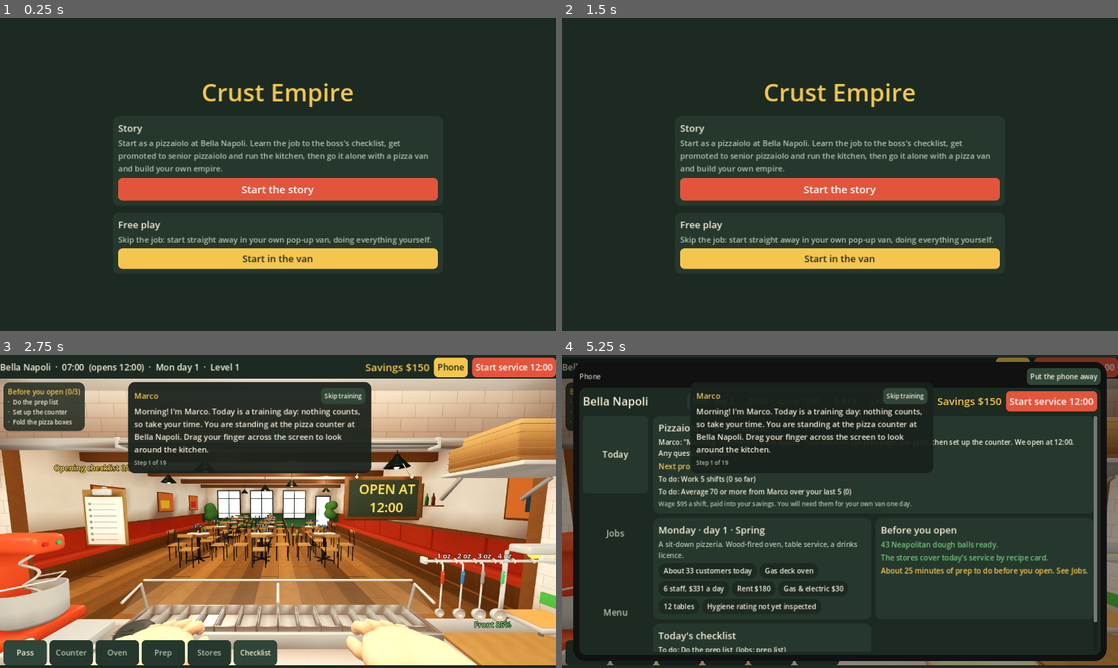
Above: before the commit, frames 1-4 (two rows, left to right).
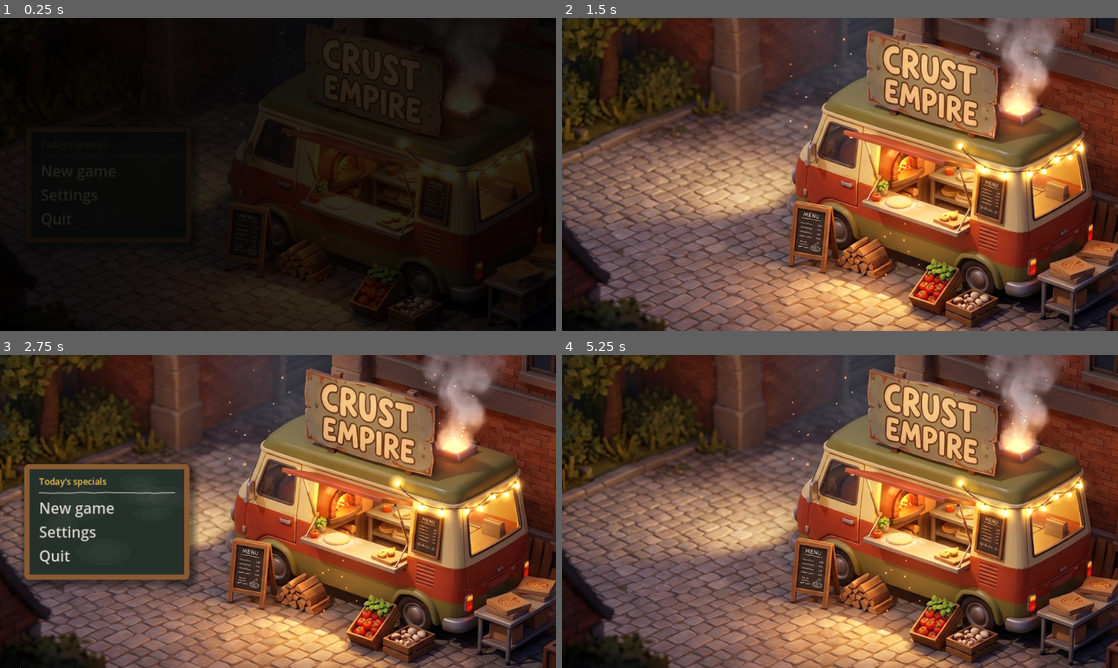
Above: after the commit, the same moments.

Repository: Domnish420/Pizza-Game
Game: Godot game, scene res://scenes/main.tscn
Same seed, same stepped clock (60 frames per second), same inputs: the game is played once before the commit and once after it.
Inputs (mouse positions are in pixels of both pictures, inside the frame that each line leads up to):
- Up to frame 1 (0.25 s): no input
- Up to frame 2 (1.5 s): click (667, 196) at 0.5 s, where only the run after the commit has a clickable "Settings"; click (689, 224) at 1.25 s, where only the run after the commit has a clickable "Back"
- Up to frame 3 (2.75 s): click (278, 527) at 2 s, where only the run before the commit has a clickable "Start the story"
- Up to frame 4 (5.25 s): click (667, 508) at 2.75 s, where only the run after the commit has a clickable "New game"; click (667, 583) at 3.5 s, where only the run after the commit has a clickable "Back"; click (617, 455) at 4.25 s, where only the run before the commit has a clickable "Today"; click (667, 508) at 5 s, where only the run after the commit has a clickable "New game"

The runs differ from the first frame. In frame 1, 83% of the frame differs, in the area x 0-100%, y 0-100%; in frame 2, 93%; in frame 3, 95%; in frame 4, 94%.

Commit message:
Title screen: the owner's painting of the van, alive, with a chalkboard menu
- Opens the game: the painting fills the screen and drifts slowly; smoke and
  sparks rise from the oven's chimney, embers float over the street, the fairy
  lights twinkle, the oven flickers and lights the cobbles, a shine crosses the
  sign every few seconds; tap the sign for a puff from the chimney
- Chalkboard menu: Continue (day, place, cash), New game (story or free play,
  asks before replacing a save), Settings (3D kitchen, gyro look, retro look),
  Quit on a computer; chalk lines lean, grow and get a scribbled underline,
  puff chalk dust when pressed; fades in and out
- The phone's home page has a Title screen button
- Docs: how to swap the painting (the spots the code animates)

Co-Authored-By: Claude Opus 5.5 <noreply@anthropic.com>
Claude-Session: https://claude.ai/code/session_015nnBoTAA9cPhCiBj2mf4zL

Diff:
--- a/scripts/hub.gd
+++ b/scripts/hub.gd
@@ -255,9 +255,16 @@
 	nc[1].add_child(vh)
 	var reset := Kit.button("Start over", func(): Kit.main.confirm("Start over?", "This wipes your save and takes you back to the start.", "Wipe my save", func():
 		Game.new_game()
+		Game.s.fresh = true
 		Kit.main.show_start()), "ghost", 15)
 	reset.size_flags_horizontal = Control.SIZE_SHRINK_BEGIN
-	nc[1].add_child(reset)
+	var menu := Kit.button("Title screen", func():
+		Game.save_game()
+		Kit.main.show_start(), "ghost", 15)
+	var row := Kit.hbox(6)
+	row.add_child(menu)
+	row.add_child(reset)
+	nc[1].add_child(row)
 	g.add_child(nc[0])
 
 # ---------- Dough ----------
--- a/scripts/main.gd
+++ b/scripts/main.gd
@@ -38,8 +38,7 @@
 	toast_box.visible = false
 	toast_box.mouse_filter = Control.MOUSE_FILTER_IGNORE
 	add_child(toast_box)
-	if Game.s.get("fresh", false): show_start()
-	else: show_hub()
+	show_start()                    # the game always opens on the title screen
 
 func _process(delta: float) -> void:
 	if toast_t > 0:
@@ -64,32 +63,11 @@
 	if tab != "": hub.tab = tab
 	content.add_child(hub)
 
-## the title screen: story or free play
+## the title screen: the owner's painting of the van, alive, with the chalkboard menu (TitleScreen)
 func show_start() -> void:
-	_margins(false)
+	for m in ["margin_left", "margin_right", "margin_top", "margin_bottom"]: content.add_theme_constant_override(m, 0)
 	Kit.clear(content)
-	var cc := CenterContainer.new()
-	cc.size_flags_horizontal = Control.SIZE_EXPAND_FILL
-	cc.size_flags_vertical = Control.SIZE_EXPAND_FILL
-	content.add_child(cc)
-	var v := Kit.vbox(16)
-	v.custom_minimum_size.x = 760
-	cc.add_child(v)
-	var t := Kit.label("Crust Empire", 56, Kit.CHEESE)
-	t.horizontal_alignment = HORIZONTAL_ALIGNMENT_CENTER
-	v.add_child(t)
-	var st := Kit.card("Story")
-	st[1].add_child(Kit.label("Start as a pizzaiolo at %s. Learn the job to the boss's checklist, get promoted to senior pizzaiolo and run the kitchen, then go it alone with a pizza van and build your own empire." % Story.EMPLOYER, 18, Kit.MUTED, true))
-	st[1].add_child(Kit.button("Start the story", func():
-		Story.start()
-		show_hub("home"), "danger", 24))
-	v.add_child(st[0])
-	var fp := Kit.card("Free play")
-	fp[1].add_child(Kit.label("Skip the job: start straight away in your own pop-up van, doing everything yourself.", 18, Kit.MUTED, true))
-	fp[1].add_child(Kit.button("Start in the van", func():
-		Game.new_game()
-		show_hub("home"), "primary", 22))
-	v.add_child(fp[0])
+	content.add_child(TitleScreen.new())
 
 func start_service() -> void:
 	_margins(Game.s.get("view3d", true))
--- /dev/null
+++ b/scripts/title_screen.gd
@@ -0,0 +1,453 @@
+class_name TitleScreen
+extends Control
+## The title screen. The owner's painting of the van (assets/ui/title.jpg) fills the screen and is brought to life:
+## smoke and sparks rise from the oven's chimney, the fairy lights twinkle, the oven flickers and throws its glow on
+## the cobbles, a shine runs across the sign now and then, and the whole picture drifts very slowly. Tap the sign for
+## a puff from the chimney. The menu is a chalkboard: Continue, New game (the story or free play), Settings, and Quit
+## on a computer. Swap the painting for another of the same framing and only the coordinates below need moving.
+
+const ART := "res://assets/ui/title.jpg"
+const ART_SIZE := Vector2(1024, 572)
+# where things are in the painting, in its own pixels
+const CHIMNEY := Vector2(817, 166)
+const OVEN := Vector2(626, 266)
+const BULBS := [Vector2(717, 232), Vector2(758, 272), Vector2(793, 281), Vector2(838, 280), Vector2(862, 275),
+	Vector2(884, 255), Vector2(907, 251), Vector2(925, 236)]
+const SIGN := [Vector2(560, 36), Vector2(785, 92), Vector2(777, 217), Vector2(555, 150)]
+const POOL := Vector2(640, 410)          # the warm light the van throws on the cobbles
+
+const CHALK := Color("f3efe4")
+const CHALK_DIM := Color(0.95, 0.93, 0.88, 0.62)
+
+var stage: Node2D
+var t := 0.0
+var intro := 0.0
+var bulbs := []
+var oven_glow: Sprite2D
+var chimney_glow: Sprite2D
+var pool: Sprite2D
+var sparks: CPUParticles2D
+var puff: CPUParticles2D
+var shine_mat: ShaderMaterial
+var shine_t := 3.0                       # seconds to the next shine across the sign
+var shine_pos := -1.0
+var board: PanelContainer
+var list: VBoxContainer
+var fade: ColorRect
+var busy := false
+
+func _ready() -> void:
+	clip_contents = true
+	set_anchors_preset(Control.PRESET_FULL_RECT)
+	size_flags_horizontal = Control.SIZE_EXPAND_FILL
+	size_flags_vertical = Control.SIZE_EXPAND_FILL
+	mouse_filter = Control.MOUSE_FILTER_STOP
+	_build_stage()
+	_build_board()
+	fade = ColorRect.new()
+	fade.color = Color.BLACK
+	fade.set_anchors_preset(Control.PRESET_FULL_RECT)
+	fade.mouse_filter = Control.MOUSE_FILTER_IGNORE
+	add_child(fade)
+	var tw := create_tween()
+	tw.tween_property(fade, "color:a", 0.0, 0.9).set_trans(Tween.TRANS_SINE)
+	show_page("main")
+
+# ---------- the living picture ----------
+func _build_stage() -> void:
+	stage = Node2D.new()
+	add_child(stage)
+	var bg := Sprite2D.new()
+	bg.texture = load(ART)
+	bg.centered = false
+	stage.add_child(bg)
+	var add := CanvasItemMaterial.new()
+	add.blend_mode = CanvasItemMaterial.BLEND_MODE_ADD
+	var soft := _glow_tex(64)
+	# the warm pool of light on the cobbles, breathing with the fire
+	pool = _sprite(soft, POOL, Vector2(7.0, 3.6), Color(1.0, 0.66, 0.32, 0.1), add)
+	# the oven's mouth and the chimney's opening flicker
+	oven_glow = _sprite(soft, OVEN, Vector2(1.5, 1.3), Color(1.0, 0.5, 0.18, 0.4), add)
+	chimney_glow = _sprite(soft, CHIMNEY + Vector2(0, 6), Vector2(1.3, 0.7), Color(1.0, 0.62, 0.25, 0.4), add)
+	# smoke from the chimney: soft grey puffs rising, spreading and fading
+	var smoke := CPUParticles2D.new()
+	smoke.position = CHIMNEY
+	smoke.texture = soft
+	smoke.amount = 26
+	smoke.lifetime = 5.0
+	smoke.preprocess = 5.0
+	smoke.emission_shape = CPUParticles2D.EMISSION_SHAPE_RECTANGLE
+	smoke.emission_rect_extents = Vector2(12, 3)
+	smoke.direction = Vector2(0.12, -1)
+	smoke.spread = 10.0
+	smoke.initial_velocity_min = 20.0
+	smoke.initial_velocity_max = 32.0
+	smoke.gravity = Vector2(5, -4)
+	smoke.angular_velocity_min = -20.0
+	smoke.angular_velocity_max = 20.0
+	smoke.scale_amount_min = 0.45
+	smoke.scale_amount_max = 0.7
+	smoke.scale_amount_curve = _curve([Vector2(0, 0.4), Vector2(1, 2.8)])
+	smoke.color_ramp = _ramp([[0.0, Color(0.9, 0.86, 0.82, 0.0)], [0.15, Color(0.9, 0.86, 0.82, 0.3)], [1.0, Color(0.7, 0.7, 0.74, 0.0)]])
+	stage.add_child(smoke)
+	# sparks: from the chimney, and embers drifting up across the whole street
+	sparks = _sparks(CHIMNEY, Vector2(10, 3), 16, 2.6, Vector2(0, -1), 28.0, 40.0, 75.0, add)
+	var embers := _sparks(Vector2(512, 420), Vector2(520, 160), 14, 7.0, Vector2(0.2, -1), 40.0, 8.0, 18.0, add)
+	embers.scale_amount_min = 0.05
+	embers.scale_amount_max = 0.1
+	puff = _sparks(CHIMNEY, Vector2(8, 2), 36, 1.8, Vector2(0, -1), 40.0, 60.0, 140.0, add)
+	puff.emitting = false
+	puff.one_shot = true
+	puff.explosiveness = 0.85
+	# the fairy lights along the awning
+	for i in BULBS.size():
+		var b := _sprite(soft, BULBS[i], Vector2(0.55, 0.55), Color(1.0, 0.84, 0.48, 0.6), add)
+		bulbs.append({"node": b, "ph": randf() * TAU, "sp": randf_range(1.2, 2.4), "tw": 0.0})
+	# the shine that runs across the sign
+	var poly := Polygon2D.new()
+	poly.polygon = PackedVector2Array(SIGN)
+	poly.uv = PackedVector2Array([Vector2(0, 0), Vector2(1, 0), Vector2(1, 1), Vector2(0, 1)])
+	var white := Image.create(1, 1, false, Image.FORMAT_RGBA8)
+	white.fill(Color.WHITE)
+	poly.texture = ImageTexture.create_from_image(white)
+	var sh := Shader.new()
+	sh.code = """shader_type canvas_item;
+render_mode blend_add;
+uniform float pos = -1.0;
+void fragment() {
+	float d = (UV.x + UV.y * 0.45) - pos;
+	float band = exp(-d * d * 90.0) + 0.35 * exp(-(d + 0.12) * (d + 0.12) * 600.0);
+	COLOR = vec4(1.0, 0.93, 0.78, band * 0.42);
+}"""
+	shine_mat = ShaderMaterial.new()
+	shine_mat.shader = sh
+	poly.material = shine_mat
+	stage.add_child(poly)
+	_layout()
+
+func _sprite(tex: Texture2D, at: Vector2, sc: Vector2, col: Color, m: Material) -> Sprite2D:
+	var s := Sprite2D.new()
+	s.texture = tex
+	s.position = at
+	s.scale = sc
+	s.modulate = col
+	s.material = m
+	stage.add_child(s)
+	return s
+
+func _sparks(at: Vector2, ext: Vector2, n: int, life: float, dir: Vector2, spread: float, v0: float, v1: float, m: Material) -> CPUParticles2D:
+	var p := CPUParticles2D.new()
+	p.position = at
+	p.texture = _glow_tex(32)
+	p.material = m
+	p.amount = n
+	p.lifetime = life
+	p.preprocess = life
+	p.emission_shape = CPUParticles2D.EMISSION_SHAPE_RECTANGLE
+	p.emission_rect_extents = ext
+	p.direction = dir
+	p.spread = spread
+	p.initial_velocity_min = v0
+	p.initial_velocity_max = v1
+	p.gravity = Vector2(6, -8)
+	p.damping_min = 4.0
+	p.damping_max = 10.0
+	p.scale_amount_min = 0.1
+	p.scale_amount_max = 0.22
+	p.color_ramp = _ramp([[0.0, Color(1.0, 0.85, 0.4, 0.0)], [0.1, Color(1.0, 0.75, 0.3, 1.0)], [0.7, Color(1.0, 0.45, 0.12, 0.7)], [1.0, Color(0.9, 0.3, 0.1, 0.0)]])
+	stage.add_child(p)
+	return p
+
+func _glow_tex(px: int) -> GradientTexture2D:
+	var g := Gradient.new()
+	g.set_color(0, Color(1, 1, 1, 1))
+	g.set_color(1, Color(1, 1, 1, 0))
+	g.add_point(0.35, Color(1, 1, 1, 0.5))
+	var gt := GradientTexture2D.new()
+	gt.gradient = g
+	gt.fill = GradientTexture2D.FILL_RADIAL
+	gt.fill_from = Vector2(0.5, 0.5)
+	gt.fill_to = Vector2(1.0, 0.5)
+	gt.width = px
+	gt.height = px
+	return gt
+
+func _ramp(stops: Array) -> Gradient:
+	var g := Gradient.new()
+	g.offsets = PackedFloat32Array(stops.map(func(s): return s[0]))
+	g.colors = PackedColorArray(stops.map(func(s): return s[1]))
+	return g
+
+func _curve(pts: Array) -> Curve:
+	var c := Curve.new()
+	c.max_value = 4.0
+	for p in pts: c.add_point(p)
+	return c
+
+## the painting covers the screen, a little larger so it can drift; it eases in from a touch closer
+func _layout() -> void:
+	if stage == null: return
+	var sz := size if size.x > 1.0 else get_viewport_rect().size
+	var cover: float = max(sz.x / ART_SIZE.x, sz.y / ART_SIZE.y) * 1.05
+	var k: float = cover * (1.0 + 0.07 * pow(1.0 - clamp(intro, 0.0, 1.0), 2.0))
+	var drift := Vector2(sin(t * 0.11) * 9.0, sin(t * 0.083 + 1.3) * 6.0)
+	stage.scale = Vector2(k, k)
+	stage.position = (sz - ART_SIZE * k) / 2.0 + drift
+
+func _notification(what: int) -> void:
+	if what == NOTIFICATION_RESIZED: _layout()
+
+func _process(dt: float) -> void:
+	t += dt
+	intro = min(1.0, intro + dt / 2.4)
+	_layout()
+	# the fire breathes: the oven, the chimney and the pool of light on the cobbles together
+	var fl := 0.75 + 0.14 * sin(t * 7.3) + 0.08 * sin(t * 13.1 + 1.0) + 0.05 * sin(t * 23.0 + 2.0)
+	oven_glow.modulate.a = 0.42 * fl
+	chimney_glow.modulate.a = 0.4 * fl
+	pool.modulate.a = 0.08 + 0.025 * fl
+	for b in bulbs:
+		b.tw = max(0.0, b.tw - dt * 2.5)
+		if randf() < dt * 0.08: b.tw = 1.0                # now and then one twinkles
+		var a: float = 0.5 + 0.18 * sin(t * b.sp + b.ph) + 0.35 * b.tw
+		b.node.modulate.a = a
+		b.node.scale = Vector2.ONE * (0.5 + 0.12 * b.tw)
+	# a shine across the sign every few seconds
+	shine_t -= dt
+	if shine_t <= 0.0:
+		shine_t = randf_range(5.0, 8.0)
+		shine_pos = -0.6
+	if shine_pos < 2.0:
+		shine_pos += dt * 1.7
+		shine_mat.set_shader_parameter("pos", shine_pos)
+
+func _gui_input(e: InputEvent) -> void:
+	var press: bool = (e is InputEventMouseButton and e.pressed and e.button_index == MOUSE_BUTTON_LEFT) or (e is InputEventScreenTouch and e.pressed)
+	if not press: return
+	var p: Vector2 = (e.position - stage.position) / stage.scale.x
+	if Geometry2D.is_point_in_polygon(p, PackedVector2Array(SIGN)) or p.distance_to(CHIMNEY) < 40.0:
+		shine_pos = -0.6
+		shine_t = randf_range(5.0, 8.0)
+		puff.restart()
+		for b in bulbs: b.tw = randf_range(0.6, 1.0)
+
+# ---------- the chalkboard menu ----------
+func _build_board() -> void:
+	board = PanelContainer.new()
+	var st := StyleBoxFlat.new()
+	st.bg_color = Color("26302b")
+	st.border_color = Color("8a5a32")
+	st.set_border_width_all(12)
+	st.set_corner_radius_all(10)
+	st.shadow_color = Color(0, 0, 0, 0.45)
+	st.shadow_size = 18
+	st.shadow_offset = Vector2(6, 8)
+	st.content_margin_left = 34
+	st.content_margin_right = 34
+	st.content_margin_top = 26
+	st.content_margin_bottom = 30
+	board.add_theme_stylebox_override("panel", st)
+	board.custom_minimum_size = Vector2(380, 0)
+	add_child(board)
+	list = VBoxContainer.new()
+	list.add_theme_constant_override("separation", 6)
+	board.add_child(list)
+	board.resized.connect(_place_board)
+	resized.connect(_place_board)
+	board.draw.connect(_smudges)
+
+## faint smudges of old chalk on the board, where earlier specials were wiped off
+func _smudges() -> void:
+	var rng := RandomNumberGenerator.new()
+	rng.seed = 11
+	for i in 7:
+		var c := Vector2(rng.randf_range(30, board.size.x - 30), rng.randf_range(30, board.size.y - 30))
+		var r := rng.randf_range(30, 80)
+		board.draw_set_transform(c, rng.randf_range(-0.5, 0.5), Vector2(1.0, rng.randf_range(0.35, 0.6)))
+		board.draw_circle(Vector2.ZERO, r, Color(1, 1, 1, 0.025))
+		board.draw_circle(Vector2.ZERO, r * 0.6, Color(1, 1, 1, 0.02))
+	board.draw_set_transform(Vector2.ZERO, 0.0, Vector2.ONE)
+
+var board_slide := 0.0
+
+func _place_board() -> void:
+	board.size = Vector2(board.custom_minimum_size.x, 0)
+	board.reset_size()
+	var x := 56.0
+	board.position = Vector2(x + board_slide, (size.y - board.size.y) / 2.0 + 24.0)
+
+## fill the board with one page of chalk writing and slide it in
+func show_page(p: String) -> void:
+	Kit.clear(list)
+	match p:
+		"main":
+			_heading("Today's specials")
+			if not Game.s.get("fresh", false):
+				_chalk("Continue", _go_continue, _continue_note())
+			_chalk("New game", func(): show_page("new"), "")
+			_chalk("Settings", func(): show_page("settings"), "")
+			if OS.has_feature("pc"): _chalk("Quit", func(): get_tree().quit(), "")
+		"new":
+			_heading("New game")
+			_chalk("Story", func(): _new_game(true), "Start as a pizzaiolo at %s. Learn the job, get promoted, then go it alone with your own van." % Story.EMPLOYER)
+			_chalk("Free play", func(): _new_game(false), "Skip the job: your own pizza van from day one, doing everything yourself.")
+			_chalk("Back", func(): show_page("main"), "", true)
+		"settings":
+			_heading("Settings")
+			var G := Game
+			_chalk("Kitchen in 3D: " + ("on" if G.s.get("view3d", true) else "off"), func(): _toggle("view3d", true), "", false, 28)
+			_chalk("Look by turning the phone: " + ("on" if G.s.get("gyro", true) else "off"), func(): _toggle("gyro", true), "", false, 28)
+			_chalk("Retro look: " + ("on" if G.s.get("retro", false) else "off"), func(): _toggle("retro", false), "", false, 28)
+			_chalk("Back", func(): show_page("main"), "", true)
+	# slide the board in from the left, the lines following one after another
+	board_slide = -40.0
+	board.modulate.a = 0.0
+	var tw := create_tween().set_parallel(true)
+	tw.tween_property(self, "board_slide", 0.0, 0.45).set_trans(Tween.TRANS_BACK).set_ease(Tween.EASE_OUT)
+	tw.tween_property(board, "modulate:a", 1.0, 0.3)
+	tw.tween_method(func(_v): _place_board(), 0.0, 1.0, 0.46)
+	var i := 0
+	for c in list.get_children():
+		c.modulate.a = 0.0
+		var t2 := create_tween()
+		t2.tween_interval(0.12 + 0.07 * i)
+		t2.tween_property(c, "modulate:a", 1.0, 0.25)
+		i += 1
+	call_deferred("_place_board")
+
+func _continue_note() -> String:
+	var G := Game
+	var place: String = Data.VENUES[int(G.s.get("venue", 0))].name if Data.VENUES.size() > int(G.s.get("venue", 0)) else ""
+	return "Day %d%s · %s" % [int(G.s.day), (" · " + place) if place != "" else "", Kit.money(float(G.s.cash))]
+
+func _heading(text: String) -> void:
+	var l := Label.new()
+	l.text = text
+	l.add_theme_font_size_override("font_size", 20)
+	l.add_theme_color_override("font_color", Color("f4c64f"))
+	list.add_child(l)
+	var line := ChalkLine.new()
+	line.custom_minimum_size = Vector2(0, 10)
+	list.add_child(line)
+
+func _chalk(text: String, cb: Callable, note: String, small: bool = false, px: int = 34) -> void:
+	var b := ChalkButton.new()
+	b.text = text
+	b.cb = cb
+	b.add_theme_font_size_override("font_size", 26 if small else px)
+	b.tilt = randf_range(-1.6, 1.6)
+	b.pressed.connect(func(): _press(b))
+	list.add_child(b)
+	if note != "":
+		var l := Label.new()
+		l.text = note
+		l.autowrap_mode = TextServer.AUTOWRAP_WORD_SMART
+		l.custom_minimum_size = Vector2(310, 0)
+		l.add_theme_font_size_override("font_size", 15)
+		l.add_theme_color_override("font_color", CHALK_DIM)
+		list.add_child(l)
+
+func _press(b: ChalkButton) -> void:
+	if busy: return
+	# a squash, a puff of chalk dust, then do it
+	var dust := CPUParticles2D.new()
+	dust.position = Vector2(b.size.x * 0.25, b.size.y * 0.6)
+	dust.amount = 18
+	dust.lifetime = 0.7
+	dust.one_shot = true
+	dust.explosiveness = 0.9
+	dust.emission_shape = CPUParticles2D.EMISSION_SHAPE_RECTANGLE
+	dust.emission_rect_extents = Vector2(b.size.x * 0.25, 6)
+	dust.direction = Vector2(0, -1)
+	dust.spread = 70.0
+	dust.initial_velocity_min = 30.0
+	dust.initial_velocity_max = 90.0
+	dust.gravity = Vector2(0, 160)
+	dust.scale_amount_min = 1.5
+	dust.scale_amount_max = 3.0
+	dust.color_ramp = _ramp([[0.0, Color(1, 1, 1, 0.8)], [1.0, Color(1, 1, 1, 0.0)]])
+	b.add_child(dust)
+	dust.emitting = true
+	var tw := create_tween()
+	tw.tween_property(b, "squash", 0.9, 0.06)
+	tw.tween_property(b, "squash", 1.0, 0.12).set_trans(Tween.TRANS_BACK).set_ease(Tween.EASE_OUT)
+	tw.tween_callback(b.cb)
+
+func _toggle(key: String, def: bool) -> void:
+	Game.s[key] = not Game.s.get(key, def)
+	Game.save_game()
+	show_page("settings")
+
+func _go_continue() -> void:
+	_leave(func(): Kit.main.show_hub())
+
+func _new_game(story: bool) -> void:
+	var go := func():
+		_leave(func():
+			if story: Story.start()
+			else: Game.new_game()
+			Kit.main.show_hub("home"))
+	if Game.s.get("fresh", false): go.call()
+	else: Kit.main.confirm("Start a new game?", "This replaces your saved game (day %d, %s)." % [int(Game.s.day), Kit.money(float(Game.s.cash))], "Start again", go)
+
+## fade to black, then go
+func _leave(then: Callable) -> void:
+	busy = true
+	var tw := create_tween()
+	tw.tween_property(fade, "color:a", 1.0, 0.35)
+	tw.tween_callback(then)
+
+# ---------- chalk ----------
+## a menu line written in chalk: it leans a little, grows when you point at it, and gets a scribbled underline
+class ChalkButton extends Button:
+	var cb: Callable
+	var tilt := 0.0
+	var hk := 0.0
+	var squash := 1.0
+	var seed := randi()
+
+	func _ready() -> void:
+		flat = true
+		alignment = HORIZONTAL_ALIGNMENT_LEFT
+		focus_mode = Control.FOCUS_ALL
+		var empty := StyleBoxEmpty.new()
+		for s in ["normal", "hover", "pressed", "focus", "disabled"]: add_theme_stylebox_override(s, empty)
+		for c in ["font_color", "font_hover_color", "font_pressed_color", "font_focus_color", "font_hover_pressed_color"]:
+			add_theme_color_override(c, Color("f3efe4"))
+		add_theme_color_override("font_outline_color", Color(0, 0, 0, 0.25))
+		add_theme_constant_override("outline_size", 2)
+		mouse_default_cursor_shape = Control.CURSOR_POINTING_HAND
+		rotation_degrees = tilt
+
+	func _process(dt: float) -> void:
+		var want := 1.0 if (is_hovered() or has_focus()) else 0.0
+		hk = move_toward(hk, want, dt * 5.0)
+		pivot_offset = Vector2(0, size.y / 2.0)
+		scale = Vector2.ONE * (1.0 + 0.06 * hk) * squash
+		modulate = Color(1, 1, 1, 0.86 + 0.14 * hk)
+		queue_redraw()
+
+	func _draw() -> void:
+		if hk <= 0.01: return
+		var font := get_theme_font("font")
+		var fs := get_theme_font_size("font_size")
+		var w := font.get_string_size(text, HORIZONTAL_ALIGNMENT_LEFT, -1, fs).x * hk
+		var y := size.y - 6.0
+		var rng := RandomNumberGenerator.new()
+		rng.seed = seed
+		var pts := PackedVector2Array()
+		var n := 14
+		for i in n + 1:
+			var x := w * float(i) / n
+			pts.append(Vector2(x, y + rng.randf_range(-1.6, 1.6) - 2.0 * sin(float(i) / n * PI)))
+		draw_polyline(pts, Color(0.96, 0.94, 0.88, 0.75), 3.0, true)
+
+## a hand-drawn chalk rule under a heading
+class ChalkLine extends Control:
+	func _draw() -> void:
+		var rng := RandomNumberGenerator.new()
+		rng.seed = 7
+		var pts := PackedVector2Array()
+		for i in 21:
+			pts.append(Vector2(size.x * i / 20.0, size.y / 2.0 + rng.randf_range(-1.2, 1.2)))
+		draw_polyline(pts, Color(0.95, 0.93, 0.88, 0.45), 2.0, true)
Binary file added: assets/ui/title.jpg
Not shown, changed: ART_KEYS.md
Not shown, changed: REPLIT_BRIEF.md
Not shown, changed: ROADMAP.md
